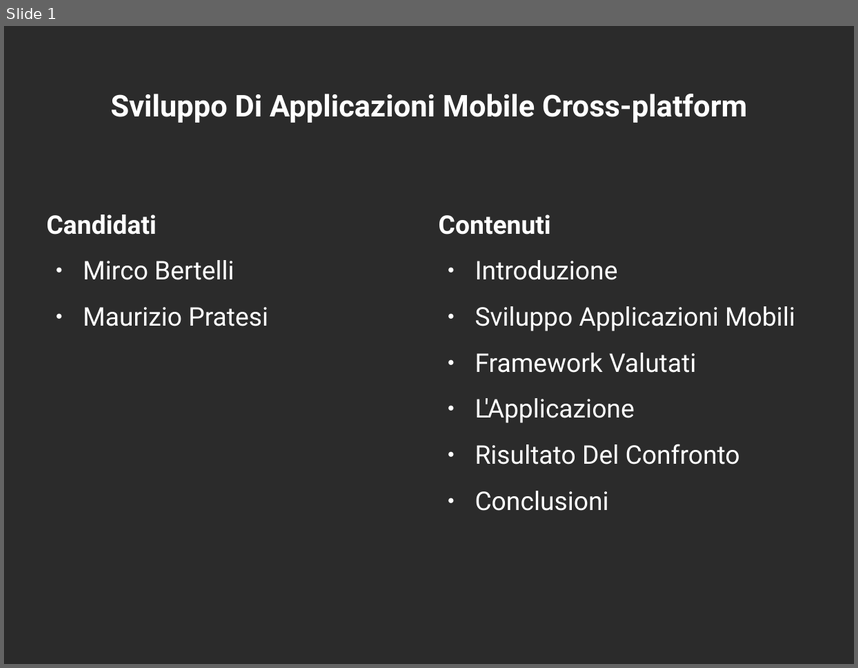
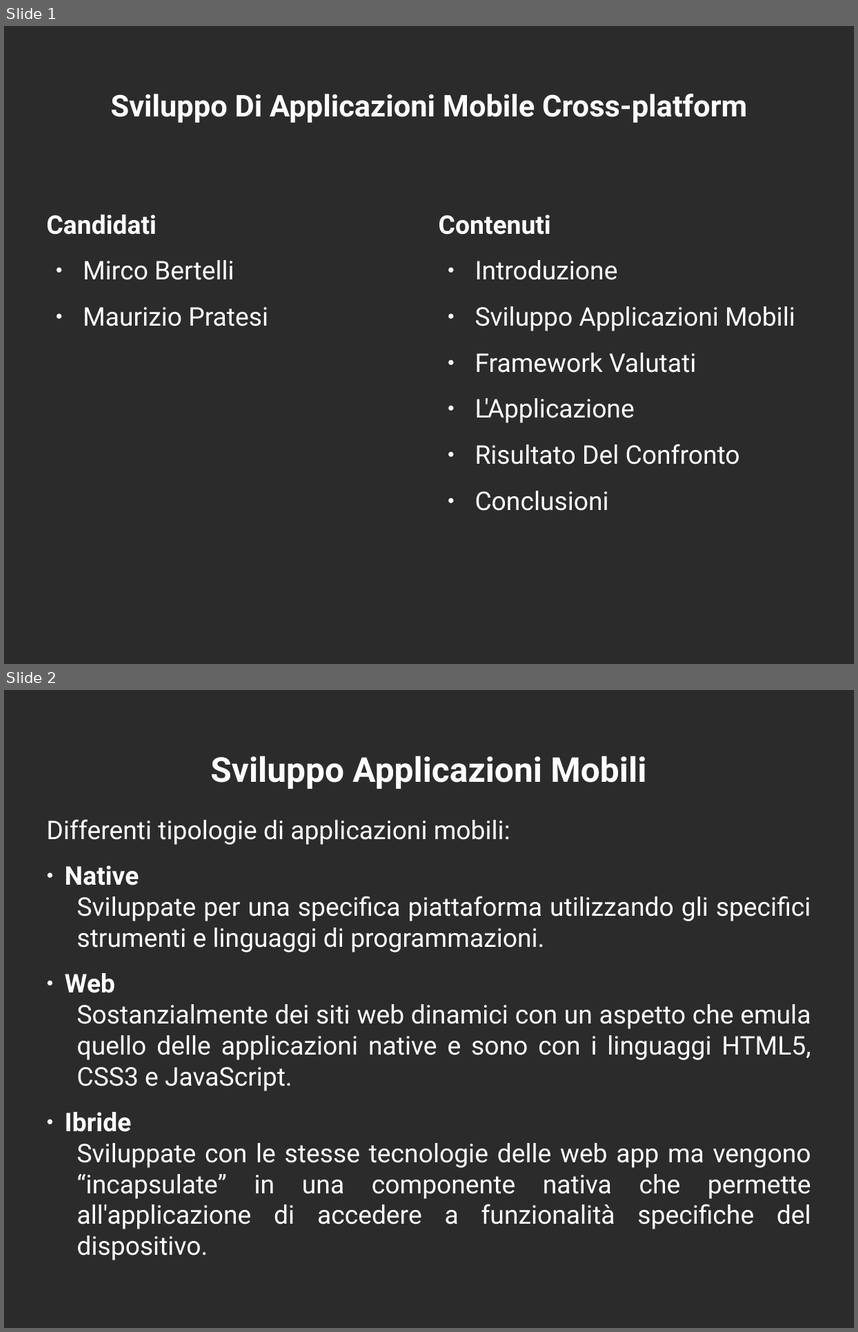
Before and after one commit to mircobe87/tesi-crossplatform, a slide deck: presentazione/presentazione.odp. Shown one above the other, each under a label of ours: slide 1 before the commit, slides 1 and 2 after it. The pictures are 858x668 and 858x1332 pixels, drawn with LibreOffice and Linux fonts; fonts in the diff are those of the drawing; background and template pictures are left out; a plain dark background stands for a picture behind light text. Boxes give left, top, right and bottom in pixels: in the first picture for what was removed or moved away, otherwise in the second. Text is boxed around its words. In the diff, an @@ line names an element or a change of style, - is before the commit and + after.

Commit message:
aggiunte slide:  - sviluppo app mobili  - framework valutati

```diff
--- a/presentazione/presentazione.odp
+++ b/presentazione/presentazione.odp
@@ slide 2 added at (4,690,854,1328), background picture (left out) @@
@@ title added at (210,756,646,789), 32 pt, text #FFFFFF, bold @@
+Sviluppo Applicazioni Mobili
@@ subtitle added at (47,819,811,1260), 24 pt, text #FFFFFF @@
+Differenti tipologie di applicazioni mobili:
+● Native
+Sviluppate per una specifica piattaforma utilizzando gli specifici strumenti e linguaggi di programmazioni.
+● Web
+Sostanzialmente dei siti web dinamici con un aspetto che emula quello delle applicazioni native e sono con i linguaggi HTML5, CSS3 e JavaScript.
+● Ibride
+Sviluppate con le stesse tecnologie delle web app ma vengono “incapsulate” in una componente nativa che permette all'applicazione di accedere a funzionalità specifiche del dispositivo.
```
Also in this commit, not shown: 1 other slide added.
